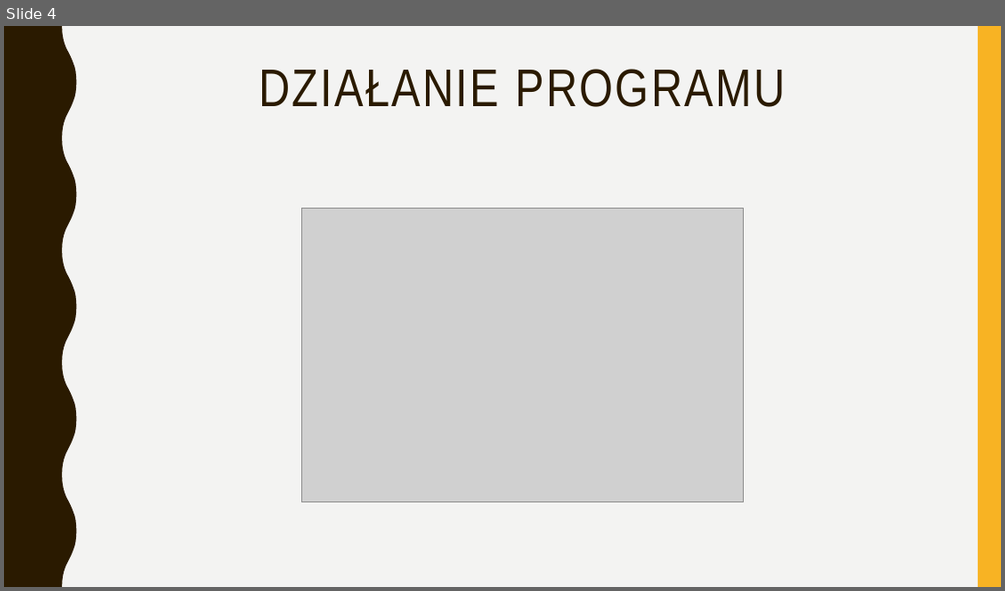
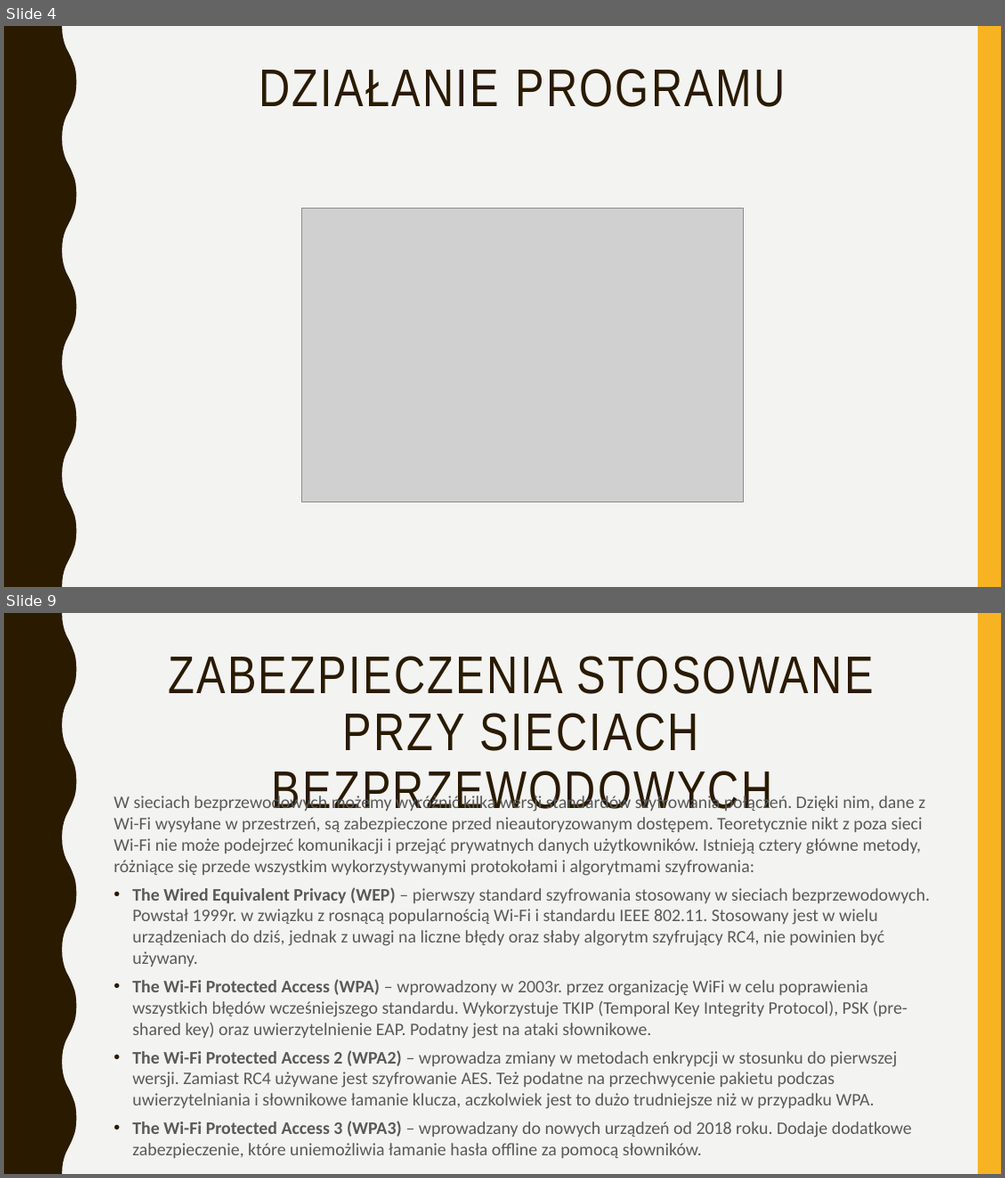
Before and after one commit to Sobiechh/ZSI, a slide deck: MODUL 1/Moduł1.pptx. Shown one above the other, each under a label of ours: slide 4 before the commit, slides 4 and 9 after it; the slides between them are not shown. The pictures are 1005x591 and 1005x1178 pixels, drawn with LibreOffice and Linux fonts; fonts in the diff are those of the drawing; grey boxes stand for pictures. Boxes give left, top, right and bottom in pixels: in the first picture for what was removed or moved away, otherwise in the second. Text is boxed around its words. In the diff, an @@ line names an element or a change of style, - is before the commit and + after.

```diff
--- a/MODUL 1/Moduł1.pptx
+++ b/MODUL 1/Moduł1.pptx
@@ slide 9 added at [4, 613, 1001, 1174], background #F3F3F2; not listed: 2 template elements that a slide beside it also shows @@
@@ title added at [168, 656, 874, 811], 51 pt, text #2A1A00 @@
+ZABEZPIECZENIA STOSOWANE PRZY SIECIACH BEZPRZEWODOWYCH
@@ text added at [113, 794, 930, 1158], 17 pt, text #595959 @@
+W sieciach bezprzewodowych możemy wyróżnić kilka wersji standardów szyfrowania połączeń. Dzięki nim, dane z Wi-Fi wysyłane w przestrzeń, są zabezpieczone przed nieautoryzowanym dostępem. Teoretycznie nikt z poza sieci Wi-Fi nie może podejrzeć komunikacji i przejąć prywatnych danych użytkowników. Istnieją cztery główne metody, różniące się przede wszystkim wykorzystywanymi protokołami i algorytmami szyfrowania:
+• The Wired Equivalent Privacy (WEP) – pierwszy standard szyfrowania stosowany w sieciach bezprzewodowych. Powstał 1999r. w związku z rosnącą popularnością Wi-Fi i standardu IEEE 802.11. Stosowany jest w wielu urządzeniach do dziś, jednak z uwagi na liczne błędy oraz słaby algorytm szyfrujący RC4, nie powinien być używany.
+• The Wi-Fi Protected Access (WPA) – wprowadzony w 2003r. przez organizację WiFi w celu poprawienia wszystkich błędów wcześniejszego standardu. Wykorzystuje TKIP (Temporal Key Integrity Protocol), PSK (pre-shared key) oraz uwierzytelnienie EAP. Podatny jest na ataki słownikowe.
+• The Wi-Fi Protected Access 2 (WPA2) – wprowadza zmiany w metodach enkrypcji w stosunku do pierwszej wersji. Zamiast RC4 używane jest szyfrowanie AES. Też podatne na przechwycenie pakietu podczas uwierzytelniania i słownikowe łamanie klucza, aczkolwiek jest to dużo trudniejsze niż w przypadku WPA.
+• The Wi-Fi Protected Access 3 (WPA3) – wprowadzany do nowych urządzeń od 2018 roku. Dodaje dodatkowe zabezpieczenie, które uniemożliwia łamanie hasła offline za pomocą słowników.
```
Also in this commit, not shown: 2 slides changed, 7 other slides added.
